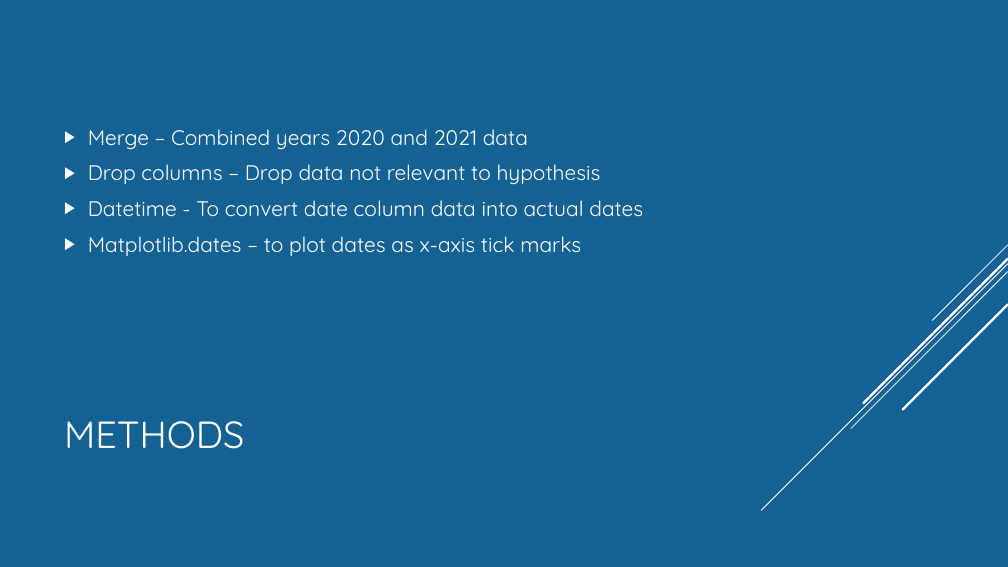
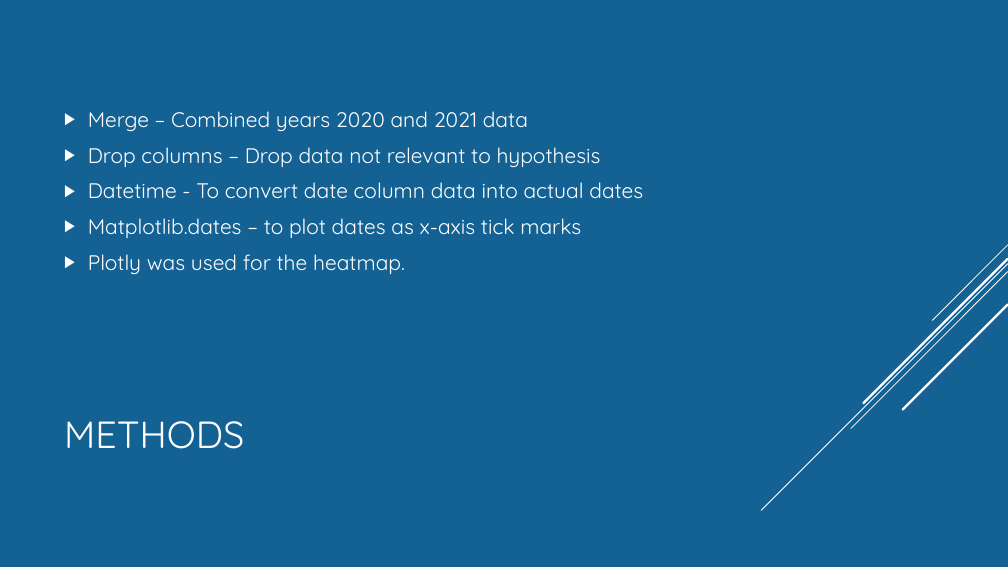
Before and after one commit to Munseaux/Pandemic-Movement, a slide deck: slide 5 of presentation.pptx. Drawn at 1008x567 pixels with LibreOffice and Linux fonts; fonts in the diff are those of the drawing. Boxes give left, top, right and bottom in pixels: in the first picture for what was removed or moved away, otherwise in the second. Text is boxed around its words. In the diff, an @@ line names an element or a change of style, - is before the commit and + after.

```diff
--- a/presentation.pptx
+++ b/presentation.pptx
@@ text at [88,254,405,274]: paragraph added @@
+▶ Plotly was used for the heatmap.
```
Also in this commit, not shown: 1 other slide changed, 2 slides added, 1 slide removed.
